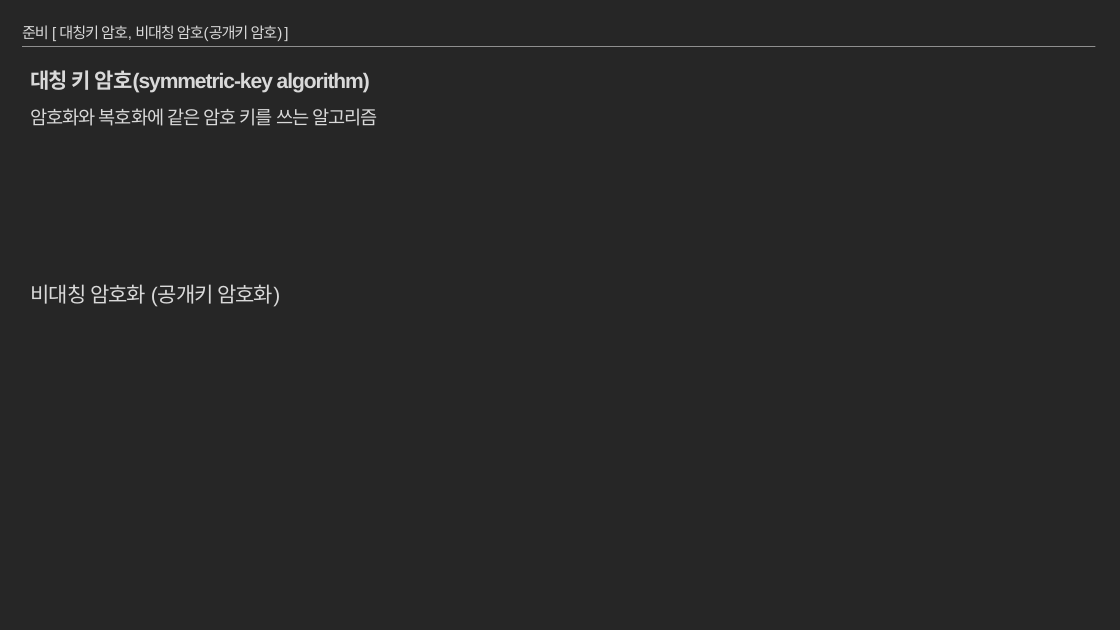
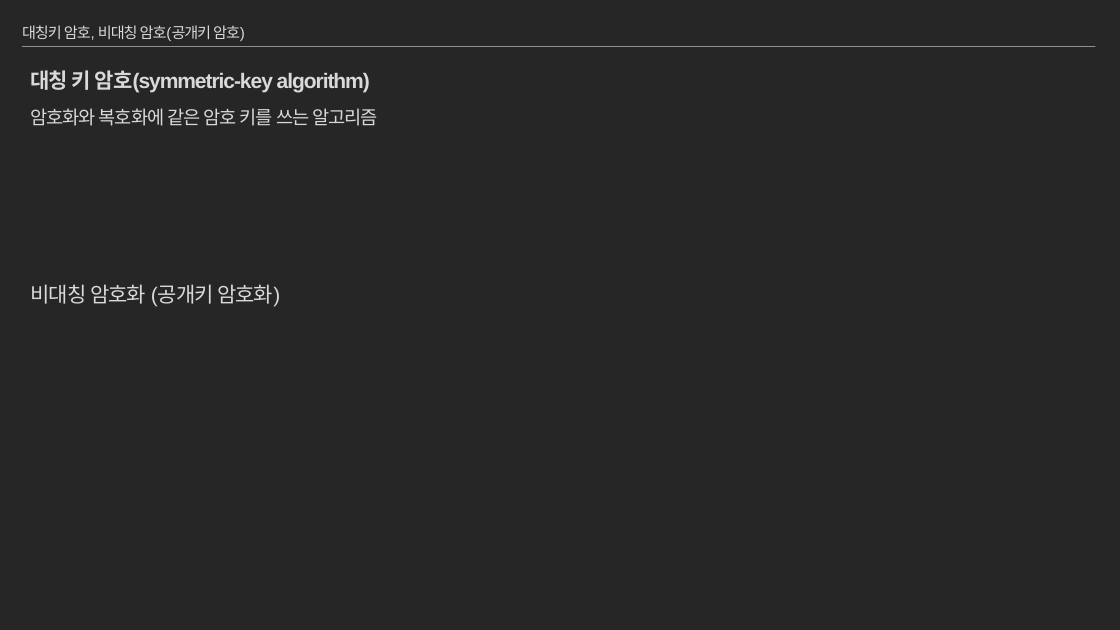
Before and after one commit to moss0801/blockchain-doc, a slide deck: slide 19 of General/Blockchain Part1.pptx (slide 15 before the commit). Drawn at 1120x630 pixels with LibreOffice and Linux fonts; fonts in the diff are those of the drawing. Boxes give left, top, right and bottom in pixels: in the first picture for what was removed or moved away, otherwise in the second. Text is boxed around its words. In the diff, an @@ line names an element or a change of style, - is before the commit and + after.

```diff
--- a/General/Blockchain Part1.pptx
+++ b/General/Blockchain Part1.pptx
@@ title at [22, 25, 245, 41]: text changed @@
-준비 [ 대칭키 암호, 비대칭 암호(공개키 암호) ]
+대칭키 암호, 비대칭 암호(공개키 암호)
```
Also in this commit, not shown: 13 other slides changed, 59 slides added, 2 slides removed, 1 other file.
